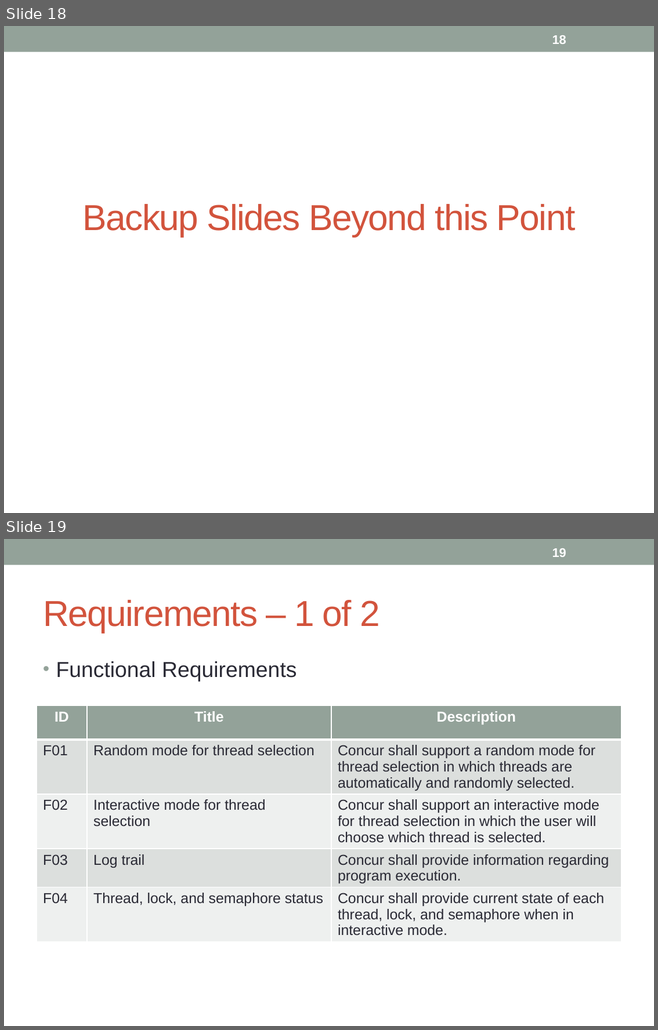
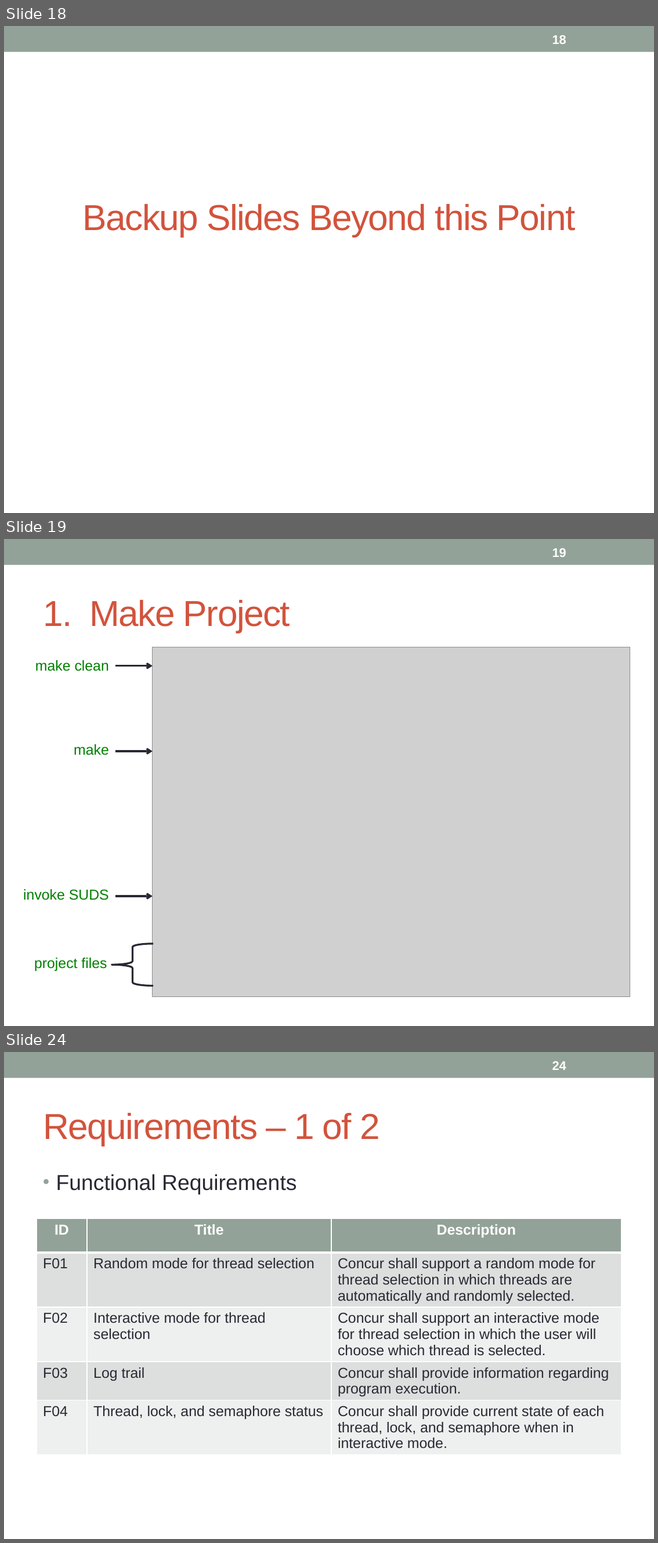
Before and after one commit to concurTestFramework/concurTestFramework, a slide deck: Documents/Concur_Presentation.pptx. Shown one above the other, each under a label of ours: slides 18 and 19 before the commit, slides 18, 19 and 24 after it; the slides between them are not shown. The pictures are 658x1030 and 658x1543 pixels, drawn with LibreOffice and Linux fonts; fonts in the diff are those of the drawing; grey boxes stand for pictures. Boxes give left, top, right and bottom in pixels: in the first picture for what was removed or moved away, otherwise in the second. Text is boxed around its words. In the diff, an @@ line names an element or a change of style, - is before the commit and + after.

```diff
--- a/Documents/Concur_Presentation.pptx
+++ b/Documents/Concur_Presentation.pptx
@@ slide 19 added at [4,539,654,1026], background #FFFFFF; not listed: 1 template element that a slide beside it also shows @@
@@ page number added at [552,548,566,557], 14 pt, text #FFFFFF, bold @@
+19
@@ title added at [43,600,290,633], 40 pt, text #D2533C @@
+1. Make Project
@@ text added at [35,660,109,671], 16 pt, text #008000 @@
+make clean
@@ picture added at [152,647,630,997] @@
@@ arrow added from (115, 665) to (152, 665), #292934 2.08 pt @@
@@ text added at [74,744,109,755], 16 pt, text #008000 @@
+make
@@ arrow added from (115, 751) to (152, 751), #292934 2.08 pt @@
@@ text added at [23,889,109,900], 16 pt, text #008000 @@
+invoke SUDS
@@ arrow added from (115, 896) to (152, 896), #292934 2.08 pt @@
@@ left brace added at [112,944,154,986], outline #292934 2.08 pt @@
@@ text added at [34,958,107,971], 16 pt, text #008000 @@
+project files
@@ what was slide 19 is now slide 24 @@
@@ page number at [552,1061,566,1070]: text changed @@
-19
+24
```
Also in this commit, not shown: 1 slide changed, 4 other slides added, 2 other files.
